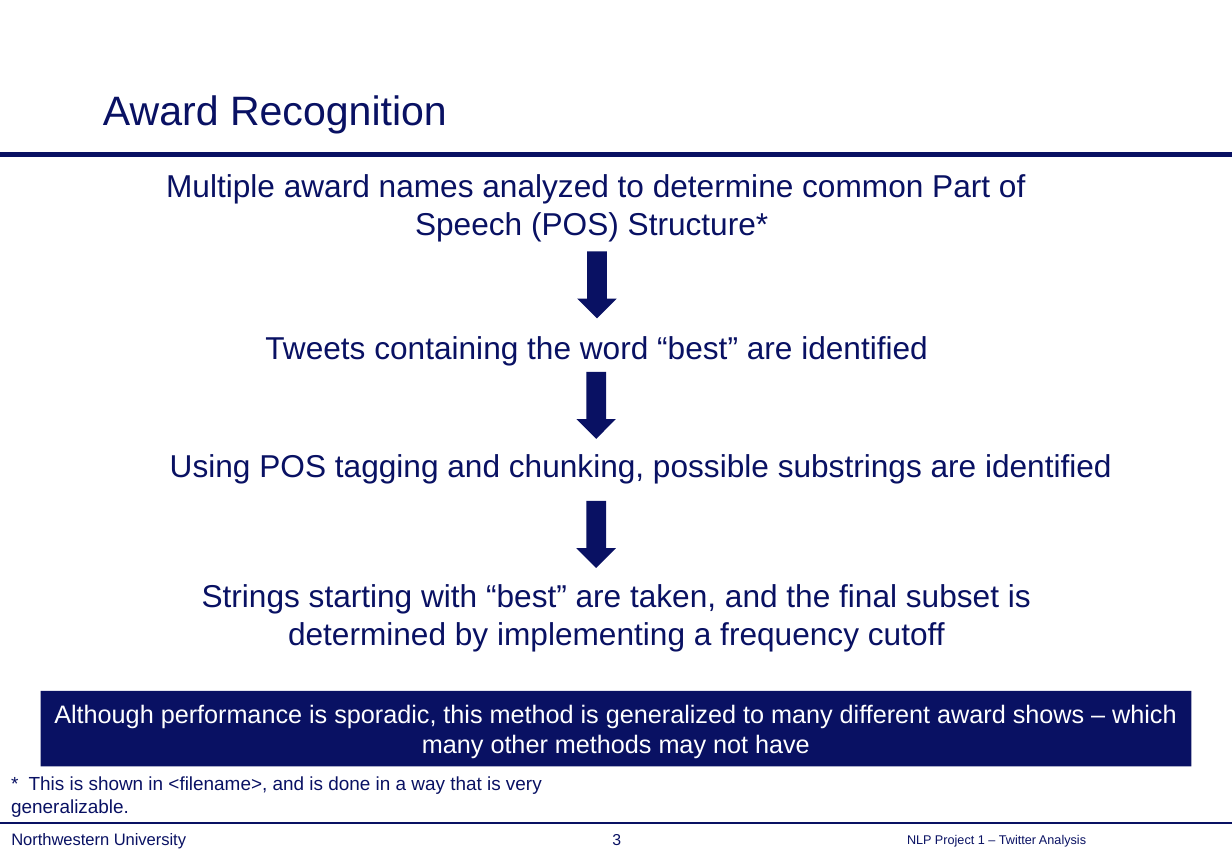
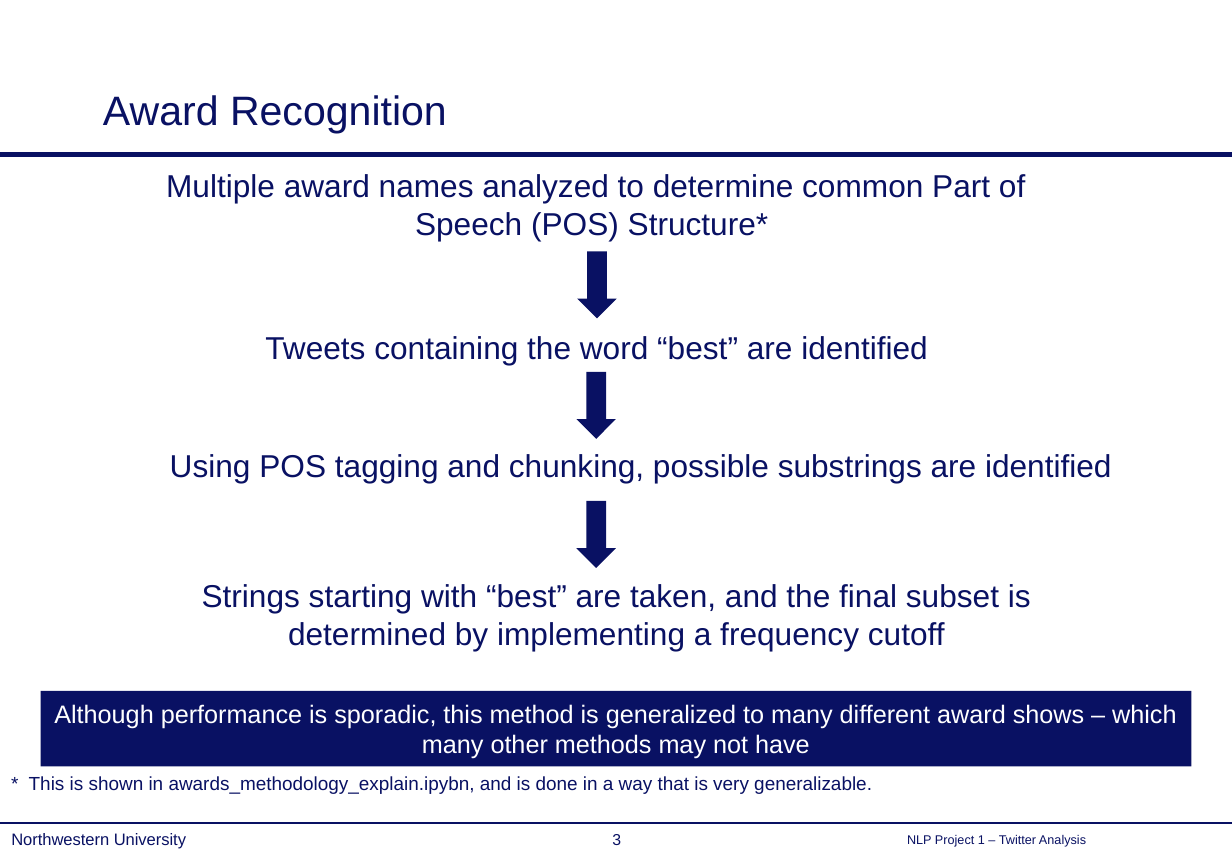
Before and after one commit to KeithPallo/nw_nlp_project_1, a slide deck: slide 3 of overview.pptx. Drawn at 1232x853 pixels with LibreOffice and Linux fonts; fonts in the diff are those of the drawing. Boxes give left, top, right and bottom in pixels: in the first picture for what was removed or moved away, otherwise in the second. Text is boxed around its words. In the diff, an @@ line names an element or a change of style, - is before the commit and + after.

```diff
--- a/overview.pptx
+++ b/overview.pptx
@@ text at (29,776,872,794): text changed @@
-* This is shown in <filename>, and is done in a way that is very generalizable.
+* This is shown in awards_methodology_explain.ipybn, and is done in a way that is very generalizable.
```
Also in this commit, not shown: 1 other slide changed, 21 other files.
